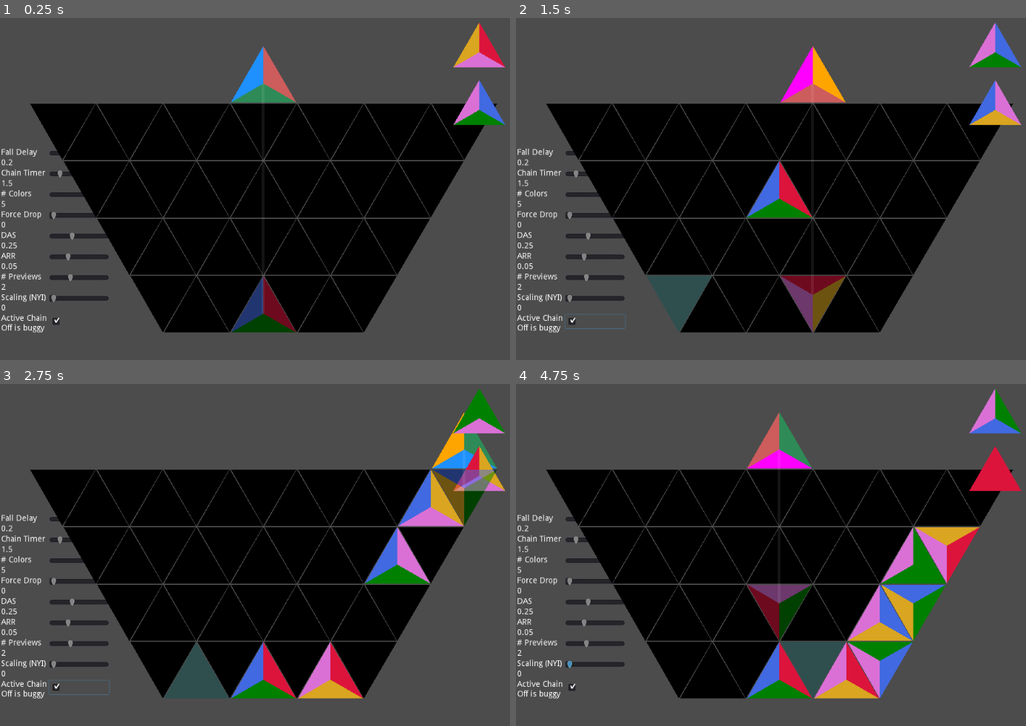
Above: before the commit, frames 1-4 (two rows, left to right).
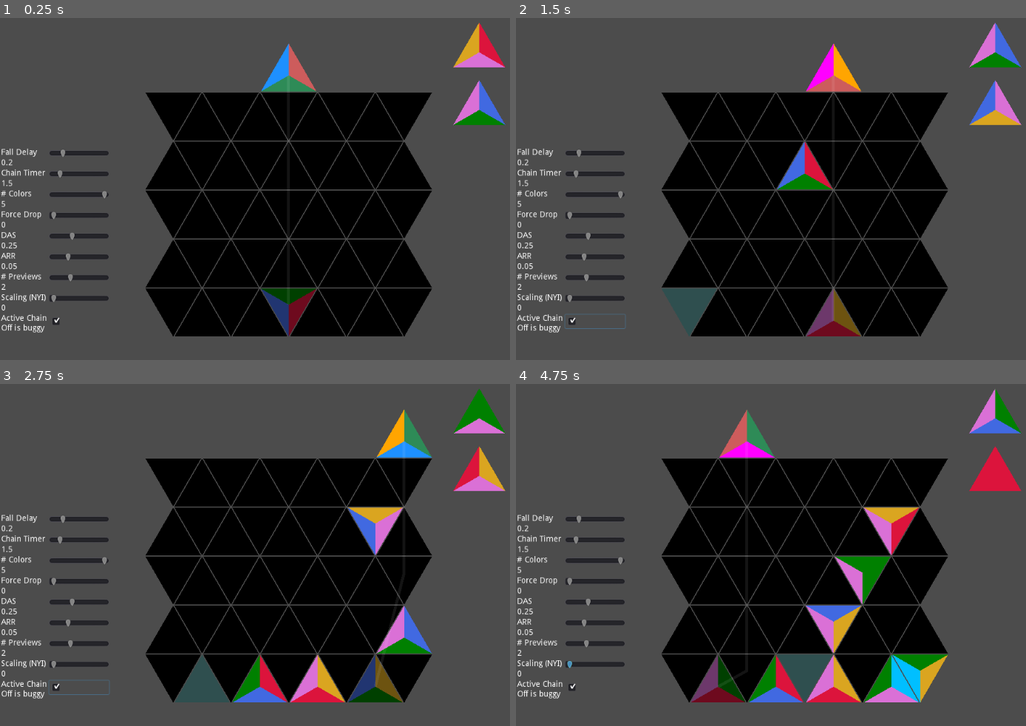
Above: after the commit, the same moments.

Repository: BoatsandJoes/tri-twist
Game: Godot game, scene res://scenes/Main.tscn
The game is run twice, just before and just after one commit, with the same random seed, the same clock (stepped at 60 frames per second) and the same inputs.
Inputs (mouse positions are in pixels of both pictures, inside the frame that each line leads up to):
- Up to frame 1 (0.25 s): no input
- Up to frame 2 (1.5 s): click (597, 322) at 0.5 s; tap Enter (ui_accept) at 1.25 s; move the mouse to (679, 295) at 1.27 s; hold D (right) from 1.28 s (still down); hold Keypad 6 (clockwise) from 1.28 s (still down); click (679, 295) at 1.42 s
- Up to frame 3 (2.75 s): tap Enter (ui_accept) at 1.52, 2.27 s; move the mouse to (193, 678) at 2.02 s; release D (right) at 2.03 s; release Keypad 6 (clockwise) at 2.03 s; hold Down (ui_down) from 2.03 s (still down); tap Keypad 7 (counterclockwise) at 2.1 s; click (193, 678) at 2.17 s
- Up to frame 4 (4.75 s): move the mouse to (745, 661) at 2.77 s; release Down (ui_down) at 2.78 s; hold D (right) 2.78-3.53 s; hold Keypad 6 (clockwise) 2.78-3.53 s; click (745, 661) at 2.92 s; move the mouse to (781, 678) at 3.52 s; hold Up (ui_up) 3.53-4.28 s; tap Keypad 7 (counterclockwise) at 3.6 s; click (781, 678) at 3.67 s; tap Enter (ui_accept) at 3.77, 4.52 s; move the mouse to (811, 661) at 4.27 s; hold A (left) from 4.28 s (still down); hold Keypad 6 (clockwise) from 4.28 s (still down); click (811, 661) at 4.42 s

The runs differ from the first frame. In frame 1, 21% of the frame differs, in the area x 5-98%, y 7-94%; in frame 2, 23%; in frame 3, 24%; in frame 4, 29%.

Commit message:
Square grid.

Diff:
--- a/scenes/GameGrid.gd
+++ b/scenes/GameGrid.gd
@@ -3,7 +3,7 @@
 
 
 export (PackedScene) var TriangleCell
-export var gridBase: int
+export var gridWidth: int
 export var gridHeight: int
 export var margin: int
 var cellSize: int
@@ -20,7 +20,7 @@
 	cellSize = ((window.size[1] / (gridHeight + 2)) - margin) / (sqrt(3) / 2)
 	for rowIndex in gridHeight:
 		grid.append([])
-		for columnIndex in gridBase + 2 * rowIndex:
+		for columnIndex in gridWidth:
 			grid[rowIndex].append(TriangleCell.instance())
 			grid[rowIndex][columnIndex].init(cellSize, rowIndex, columnIndex,
 			get_position_for_cell(rowIndex, columnIndex, false), true, false)
@@ -63,7 +63,7 @@
 		neighborDirection = grid[0][0].Direction.VERTICAL_POINT
 	else:
 		neighborDirection = grid[0][0].Direction.VERTICAL
-	var neighbor: TriangleCell = grid[piece.rowIndex - 1][piece.columnIndex - 1]
+	var neighbor: TriangleCell = grid[piece.rowIndex - 1][piece.columnIndex]
 	if !neighbor.is_empty():
 		# Cannot fill.
 		return false
@@ -74,8 +74,7 @@
 
 # Gets the position in which to draw the cell with the passed indices
 func get_position_for_cell(rowIndex: int, columnIndex: int, flipped: bool) -> Vector2:
-	var result = Vector2((window.size[0]/2) - cellSize/2 +
-				((columnIndex - ((gridBase + rowIndex * 2)/2)) * ((cellSize/2) + margin)),
+	var result = Vector2(columnIndex * (cellSize/2 + margin) + 300,
 				window.size[1] - cellSize - (rowIndex * ((cellSize * sqrt(3) / 2) + margin)))
 	if flipped:
 		result = Vector2(result[0], result[1] + cellSize * sqrt(3) / 6)
@@ -99,12 +98,12 @@
 		return grid[rowIndex][columnIndex + 1]
 	elif (((grid[rowIndex][columnIndex].pointFacingUp && direction == grid[0][0].Direction.VERTICAL)
 	|| (!grid[rowIndex][columnIndex].pointFacingUp && direction == grid[0][0].Direction.VERTICAL_POINT))
-	&& rowIndex > 0 && grid[rowIndex - 1].size() > columnIndex - 1 && columnIndex != 0):
-			return grid[rowIndex - 1][columnIndex - 1]
+	&& rowIndex > 0):
+			return grid[rowIndex - 1][columnIndex]
 	elif (((!grid[rowIndex][columnIndex].pointFacingUp && direction == grid[0][0].Direction.VERTICAL)
 	|| (grid[rowIndex][columnIndex].pointFacingUp && direction == grid[0][0].Direction.VERTICAL_POINT))
 	&& rowIndex < grid.size() - 1):
-		return grid[rowIndex + 1][columnIndex + 1]
+		return grid[rowIndex + 1][columnIndex]
 	return null
 
 func _input(event):
--- a/scenes/GameGrid.tscn
+++ b/scenes/GameGrid.tscn
@@ -6,6 +6,6 @@
 [node name="GameGrid" type="Node2D"]
 script = ExtResource( 1 )
 TriangleCell = ExtResource( 2 )
-gridBase = 7
-gridHeight = 4
+gridWidth = 9
+gridHeight = 5
 margin = 2
--- a/scenes/TriangleCell.gd
+++ b/scenes/TriangleCell.gd
@@ -72,7 +72,7 @@
 	$RightEdge.position = Vector2((-1) * size/2, (-1) * size * sqrt(3) / 6)
 	$VerticalEdge.position = Vector2((-1) * size/2, (-1) * size * sqrt(3) / 6)
 	# flip every odd triangle cell and cells outside the grid
-	if (columnIndex % 2 != 0 && !pointFacingUp) || (!inGrid && !isGhost):
+	if ((columnIndex + rowIndex) % 2 != 0 && !pointFacingUp) || (!inGrid && !isGhost):
 		scale = Vector2(1, -1)
 		# Postion adjust.
 		if (!isGhost):
@@ -80,7 +80,7 @@
 		# Flip particle emitter back over
 		$CPUParticles2D.scale = Vector2(1, -1)
 		pointFacingUp = true
-	elif columnIndex % 2 == 0:
+	elif (columnIndex + rowIndex) % 2 == 0:
 		scale = Vector2(1, 1)
 		$CPUParticles2D.scale = Vector2(1, 1)
 		pointFacingUp = false
@@ -216,9 +216,9 @@
 			var leftNeighborFilled = leftNeighbor == null || !leftNeighbor.is_empty()
 			var rightNeighborFilled = rightNeighbor == null || !rightNeighbor.is_empty()
 			if leftNeighborFilled != rightNeighborFilled:
-				if leftNeighborFilled:
+				if leftNeighborFilled && leftNeighbor != null:
 					leftNeighbor.enter_falling_state(Direction.RIGHT)
-				else:
+				elif rightNeighbor != null:
 					rightNeighbor.enter_falling_state(Direction.LEFT)
 			else:
 				# Fall from above. XXX fix bug where sometimes this does not cause them to fall.
--- a/scenes/TriangleDropper.gd
+++ b/scenes/TriangleDropper.gd
@@ -23,9 +23,9 @@
 	activePiece = TriangleCell.instance()
 	# draw active piece as though it were one row higher than the top row
 	# Draw it on the left where it will always be oriented correctly, and then slide it into place.
-	activePiece.init(gameGrid.cellSize, gameGrid.gridHeight, 1,
-	gameGrid.get_position_for_cell(gameGrid.gridHeight, 1, true), false, false)
-	activePiece.columnIndex = gameGrid.gridBase / 2 + gameGrid.gridHeight
+	activePiece.init(gameGrid.cellSize, gameGrid.gridHeight, 0,
+	gameGrid.get_position_for_cell(gameGrid.gridHeight, 0, true), false, false)
+	activePiece.columnIndex = gameGrid.gridWidth / 2
 	activePiece.position = gameGrid.get_position_for_cell(gameGrid.gridHeight, activePiece.columnIndex, true)
 	activePiece.fill_randomly()
 	activePiece.cellFocused = true
@@ -49,12 +49,12 @@
 		previews[i].visible = i < value
 
 func move_piece_right():
-	if activePiece.columnIndex < gameGrid.grid[-1].size():
+	if activePiece.columnIndex < gameGrid.grid[-1].size() - 1:
 				activePiece.columnIndex = activePiece.columnIndex + 1
 				activePiece.position = gameGrid.get_position_for_cell(gameGrid.gridHeight, activePiece.columnIndex, true)
 
 func move_piece_left():
-	if activePiece.columnIndex > 1:
+	if activePiece.columnIndex > 0:
 				activePiece.columnIndex = activePiece.columnIndex - 1
 				activePiece.position = gameGrid.get_position_for_cell(gameGrid.gridHeight, activePiece.columnIndex, true)
 
@@ -137,9 +137,9 @@
 	ghostLinePoints = PoolVector2Array()
 	ghostLinePoints.append(activePiece.position)
 	if gameGrid.drop_piece(activePiece, false):
-		ghostPiece.init(gameGrid.cellSize, activePiece.rowIndex - 1, activePiece.columnIndex - 1,
-			gameGrid.get_position_for_cell(activePiece.rowIndex - 1, activePiece.columnIndex - 1,
-			(activePiece.columnIndex - 1) % 2 != 0), false, true)
+		ghostPiece.init(gameGrid.cellSize, activePiece.rowIndex - 1, activePiece.columnIndex,
+			gameGrid.get_position_for_cell(activePiece.rowIndex - 1, activePiece.columnIndex,
+			(activePiece.columnIndex) % 2 != 0), false, true)
 		var move = gameGrid.grid[ghostPiece.rowIndex][ghostPiece.columnIndex].get_next_move_if_this_were_you(
 			ghostPiece.tumbleDirection)
 		var lastMove = [ghostPiece, ghostPiece.Direction.VERTICAL]
@@ -169,7 +169,7 @@
 				# We are done
 				ghostPiece.init(gameGrid.cellSize, lastMove[0].rowIndex, lastMove[0].columnIndex,
 						gameGrid.get_position_for_cell(lastMove[0].rowIndex, lastMove[0].columnIndex,
-						(lastMove[0].columnIndex) % 2 != 0), false, true)
+						(lastMove[0].columnIndex + lastMove[0].rowIndex) % 2 != 0), false, true)
 				ghostLinePoints.append(ghostPiece.position)
 				break
 		ghostPiece.set_colors(ghostLeftColor, ghostRightColor, ghostVerticalColor)
